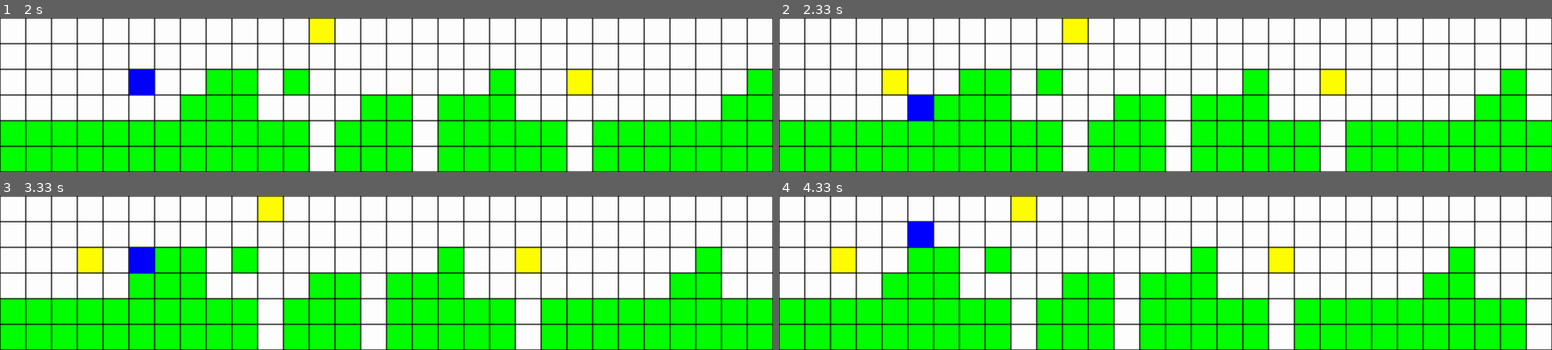
Above: before the commit, frames 1-4 (two rows, left to right).
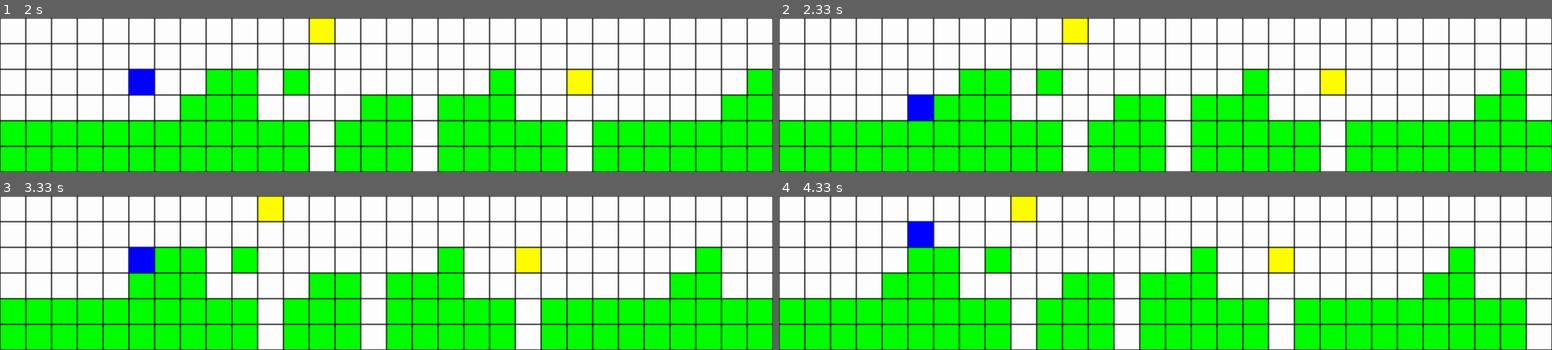
Above: after the commit, the same moments.

Repository: H4znow/marioBrossGame
Game: pygame game, started from game.py
Same seed, same stepped clock (60 frames per second), same inputs: the game is played once before the commit and once after it.
Inputs:
- Up to frame 1 (2 s): hold Right 0.33-0.8 s; hold Up 0.83-1.13 s; hold Up from 1.67 s (still down)
- Up to frame 2 (2.33 s): release Up at 2.03 s
- Up to frame 3 (3.33 s): hold Up from 3.23 s (still down)
- Up to frame 4 (4.33 s): release Up at 3.53 s; hold Up from 4.07 s (still down)

Frame 1 is identical in both runs. In frame 2, 0.6% of the frame differs, in the area x 13-17%, y 33-50%; in frame 3, 0.6%; in frame 4, 0.6%.

Commit message:
:construction: Add coin recovery animation

Diff:
--- a/game.py
+++ b/game.py
@@ -84,6 +84,7 @@
 
             if grid[new_row][new_col] == 5:
                 score += 5
+                grid[new_row][new_col] = 0
             elif grid[new_row][new_col] == 333:
                 score += 100
 
